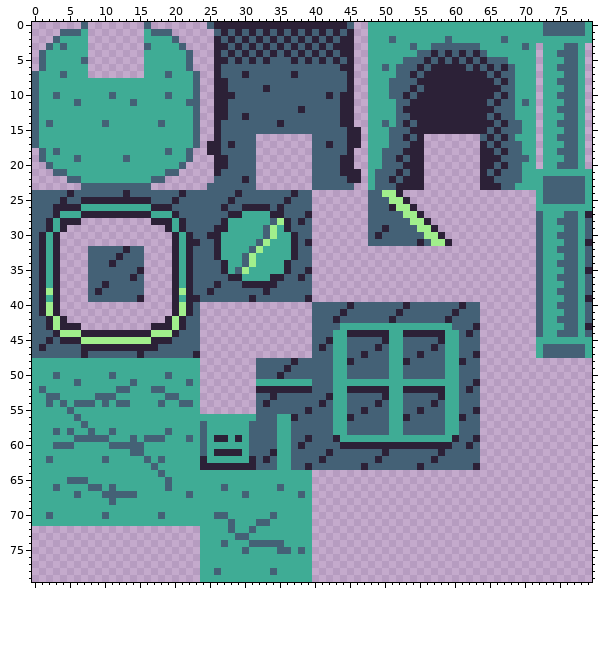
One commit to this sprite sheet: assets/images/8x8_Decoration.png. That is the earlier state.
The file is 80x80 pixels. Pixels under 10% opacity are left out. Colours within 5 levels of each other are drawn and written as one.
And afterwards:
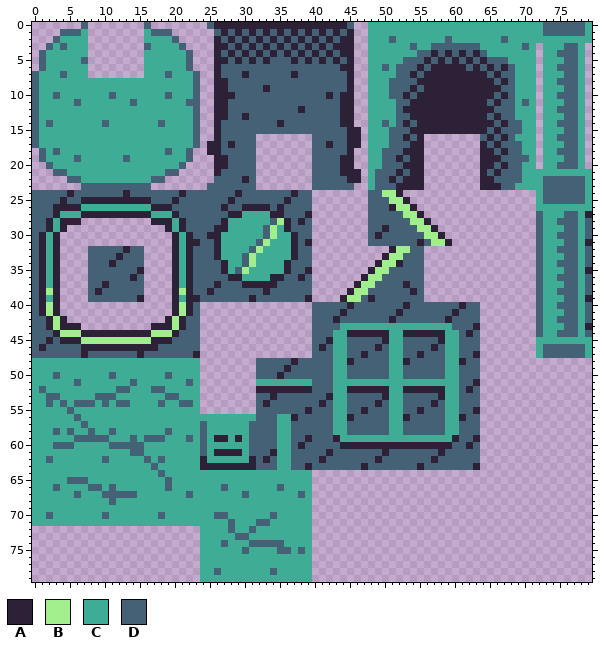
Palette (. is transparent): A #2c2137  B #a1ef8c  C #3fac95  D #446176
Changes in this commit:
y 32: x 51..55 ..... -> ABBDD
y 33: x 50..55 ...... -> ABBDDD
y 34: x 49..55 ....... -> ABBADDD
y 35: x 48..55 ........ -> ABBDDDDD
y 36: x 47..55 ......... -> ABBDDDDDD
y 37: x 46..55 .......... -> ABBDDDDADD
y 38: x 45..55 ........... -> ABBDDDDDDAD
y 39: x 44..55 ............ -> ABBDADDDDDDD
Pixel boxes of the changes (left, top, right, bottom) in both pictures:
added: (340, 246, 424, 302)
